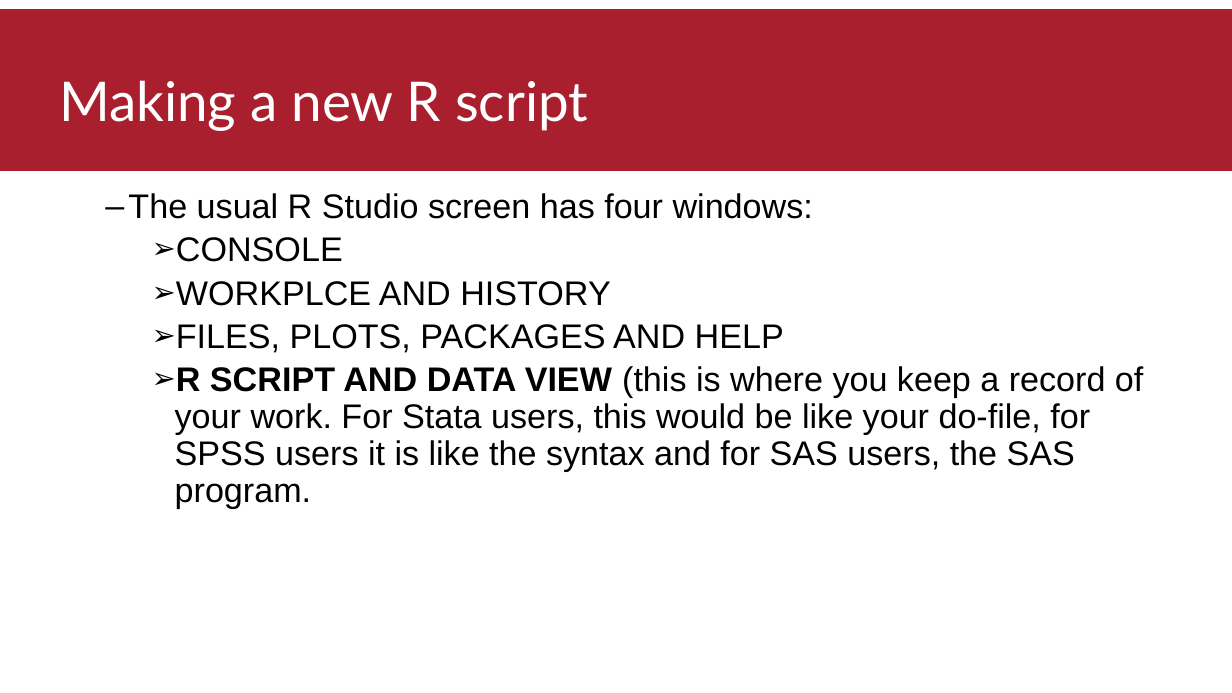
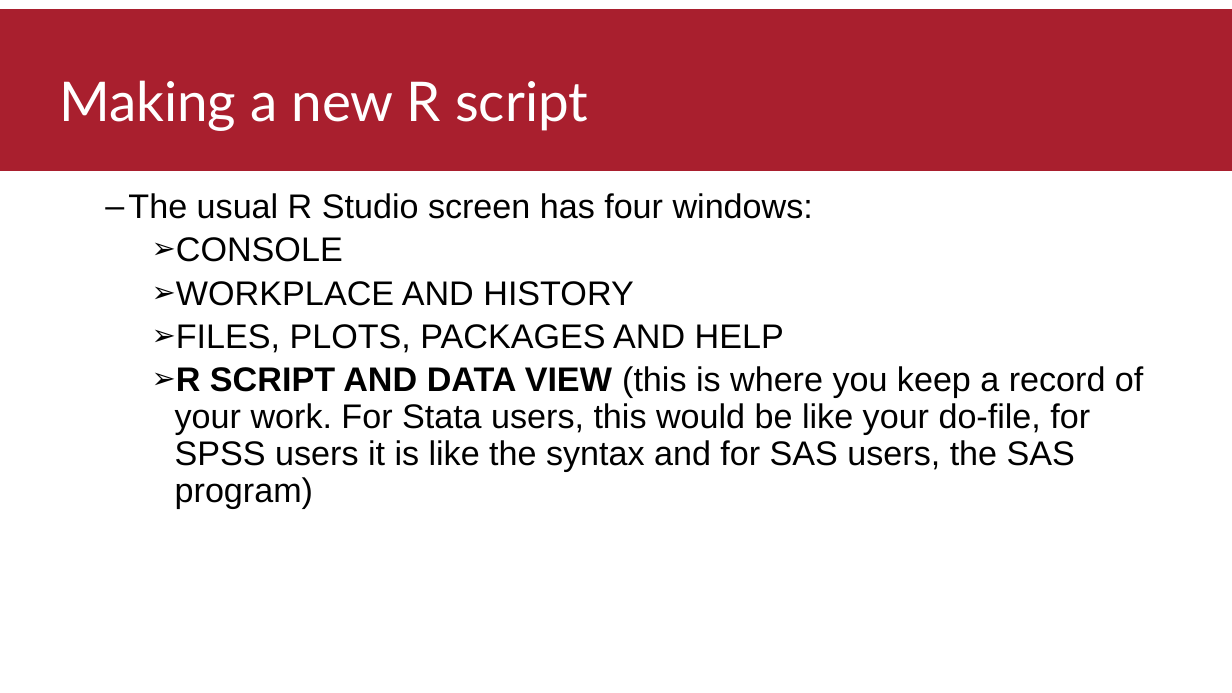
Before and after one commit to thomasbattram/how_to_write_a_script, a slide deck: slide 3 of slides/how_to_write_a_script_final.pptx. Drawn at 1232x693 pixels with LibreOffice and Linux fonts; fonts in the diff are those of the drawing; background and template pictures are left out. Boxes give left, top, right and bottom in pixels: in the first picture for what was removed or moved away, otherwise in the second. Text is boxed around its words. In the diff, an @@ line names an element or a change of style, - is before the commit and + after.

```diff
--- a/slides/how_to_write_a_script_final.pptx
+++ b/slides/how_to_write_a_script_final.pptx
@@ text at (x1=176, y1=281, x2=633, y2=306): text changed @@
-    ➢ WORKPLCE AND HISTORY
+    ➢ WORKPLACE AND HISTORY
@@ text at (x1=175, y1=366, x2=1143, y2=509): text changed @@
-    ➢ R SCRIPT AND DATA VIEW (this is where you keep a record of your work. For Stata users, this would be like your do-file, for SPSS users it is like the syntax and for SAS users, the SAS program.
+    ➢ R SCRIPT AND DATA VIEW (this is where you keep a record of your work. For Stata users, this would be like your do-file, for SPSS users it is like the syntax and for SAS users, the SAS program)
```
Also in this commit, not shown: 7 other slides changed, 1 slide added, 5 other files.
